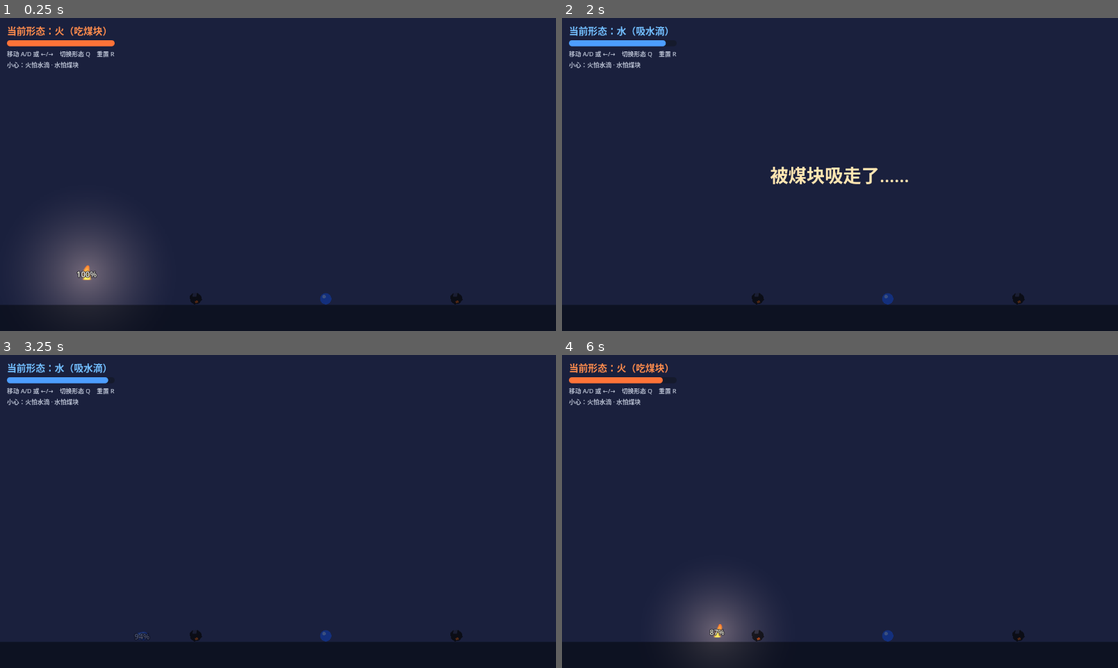
Above: before the commit, frames 1-4 (two rows, left to right).
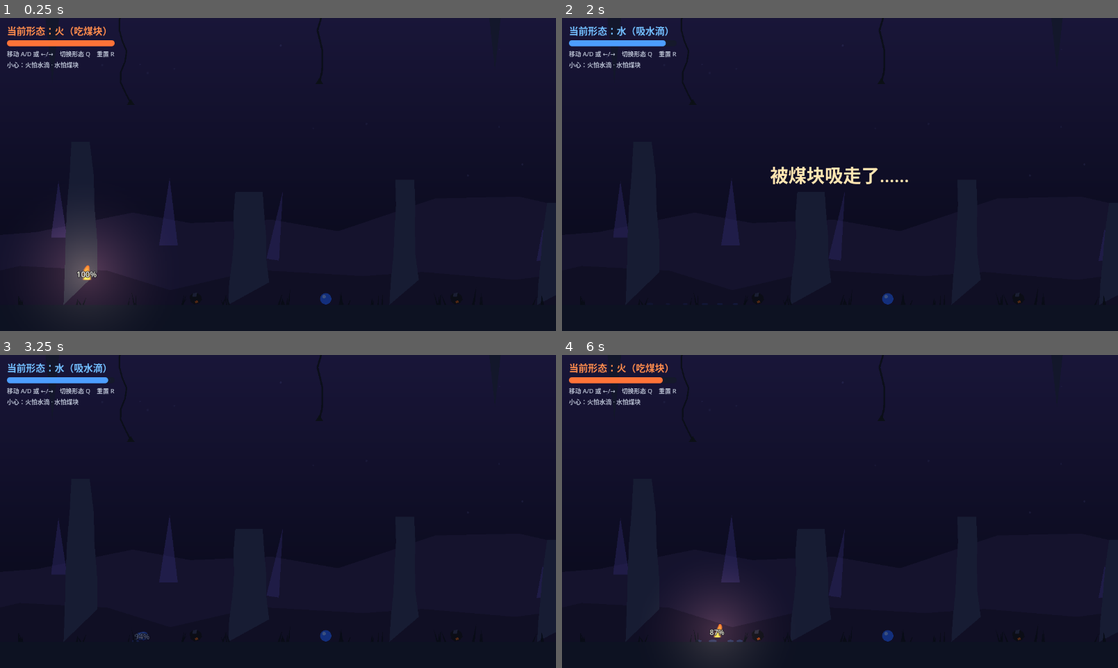
Above: after the commit, the same moments.

Repository: wov/elements
Game: Godot game, scene res://scenes/main.tscn
Two runs of this game, one before a commit and one after it. Both use one fixed random seed, a clock stepped at 60 frames per second and the inputs below.
Inputs:
- Up to frame 1 (0.25 s): no input
- Up to frame 2 (2 s): hold Q (switch_form) 0.53-1.28 s; hold D (move_right) from 0.53 s (still down); tap Enter at 1.25 s; tap Q (switch_form) at 1.35 s
- Up to frame 3 (3.25 s): release D (move_right) at 2.03 s; hold A (move_left) 2.03-2.78 s; hold Q (switch_form) 2.03-2.78 s; tap R (reset) at 2.75 s; hold D (move_right) from 2.78 s (still down); tap Q (switch_form) at 2.85 s
- Up to frame 4 (6 s): hold Q (switch_form) 3.53-4.28 s; release D (move_right) at 4.28 s; hold A (move_left) 4.28-5.03 s; tap Q (switch_form) at 4.35, 5.85 s; tap R (reset) at 5 s; hold D (move_right) 5.03-5.78 s; hold Q (switch_form) 5.03-5.78 s; hold A (move_left) from 5.78 s (still down)

The runs differ from the first frame. In frame 1, 16% of the frame differs, in the area x 0-100%, y 0-92%; in frame 2, 16%; in frame 3, 16%; in frame 4, 16%.

Commit message:
三层视差背景：远景夜空山影、中景岩柱石拱、前景草叶藤蔓，随相机滚动

Diff:
--- a/scenes/main.tscn
+++ b/scenes/main.tscn
@@ -18,6 +18,7 @@
 color = Color(0.34, 0.37, 0.5, 1)
 
 [node name="Background" type="Polygon2D" parent="."]
+z_index = -50
 polygon = PackedVector2Array(0, 0, 2560, 0, 2560, 720, 0, 720)
 color = Color(0.3, 0.34, 0.48, 1)
 
--- /dev/null
+++ b/scripts/backdrop.gd
@@ -0,0 +1,219 @@
+class_name Backdrop
+extends RefCounted
+## 程序生成的三层视差布景（占位美术，正式资源就绪后可整体替换）：
+## - 远景（scroll 0.12）：竖向渐变夜空 + 两重远山剪影 + 发光晶簇 + 微光尘点
+## - 中景（scroll 0.45）：岩柱、残破石拱、顶部钟乳石
+## - 前景（scroll 1.3，画在玩家前面）：地面草叶丛、垂下的藤蔓
+## 随机数使用固定种子，每次生成的布景一致。
+## 全部是默认画布里的 CanvasItem：会被 CanvasModulate 压暗，也会被火焰光照亮。
+
+## 布景横向覆盖范围（关卡 0~2560，窗口 1280，留足视差滚动余量）
+const LEFT := -500.0
+const RIGHT := 3100.0
+
+
+static func build_far(host: Node2D) -> void:
+	var rng := _rng(20260925)
+
+	var sky := Sprite2D.new()
+	sky.texture = _sky_texture()
+	sky.centered = false
+	sky.position = Vector2(LEFT, -40.0)
+	sky.scale = Vector2(RIGHT - LEFT, 820.0) / Vector2(16.0, 256.0)
+	host.add_child(sky)
+
+	_ridge(host, rng, 560.0, 150.0, Color(0.24, 0.20, 0.36))
+	_crystals(host, rng)
+	_motes(host, rng)
+	_ridge(host, rng, 645.0, 85.0, Color(0.19, 0.16, 0.29))
+
+
+static func build_mid(host: Node2D) -> void:
+	var rng := _rng(4711)
+	var x := LEFT + 220.0
+	while x < RIGHT - 120.0:
+		if rng.randf() < 0.25:
+			_arch(host, rng, x)
+			x += rng.randf_range(430.0, 640.0)
+		else:
+			_pillar(host, rng, x)
+			x += rng.randf_range(230.0, 420.0)
+	_stalactites(host, rng)
+
+
+static func build_fore(host: Node2D) -> void:
+	var rng := _rng(998)
+	var x := LEFT + 100.0
+	while x < RIGHT:
+		_grass_tuft(host, rng, x, rng.randf_range(0.8, 1.3))
+		x += rng.randf_range(75.0, 190.0)
+	_vines(host, rng)
+
+
+static func _rng(seed_value: int) -> RandomNumberGenerator:
+	var rng := RandomNumberGenerator.new()
+	rng.seed = seed_value
+	return rng
+
+
+## 竖向渐变夜空纹理（上暖紫、下近黑）。
+static func _sky_texture() -> Texture2D:
+	var gradient := Gradient.new()
+	gradient.offsets = PackedFloat32Array([0.0, 0.55, 1.0])
+	gradient.colors = PackedColorArray([
+		Color(0.30, 0.24, 0.46),
+		Color(0.16, 0.14, 0.28),
+		Color(0.07, 0.08, 0.15),
+	])
+	var tex := GradientTexture2D.new()
+	tex.gradient = gradient
+	tex.width = 16
+	tex.height = 256
+	tex.fill_from = Vector2(0, 0)
+	tex.fill_to = Vector2(0, 1)
+	return tex
+
+
+## 一重山脊剪影：随机锯齿多边形，向下填充到画面外。
+static func _ridge(host: Node2D, rng: RandomNumberGenerator, base_y: float, amp: float, color: Color) -> void:
+	var points := PackedVector2Array()
+	points.append(Vector2(LEFT, 1000.0))
+	var x := LEFT
+	while x < RIGHT:
+		points.append(Vector2(x, base_y - rng.randf_range(amp * 0.2, amp)))
+		x += rng.randf_range(130.0, 260.0)
+	points.append(Vector2(RIGHT, base_y - rng.randf_range(amp * 0.2, amp)))
+	points.append(Vector2(RIGHT, 1000.0))
+	var ridge := Polygon2D.new()
+	ridge.polygon = points
+	ridge.color = color
+	host.add_child(ridge)
+
+
+## 远山上零星的发光晶簇。
+static func _crystals(host: Node2D, rng: RandomNumberGenerator) -> void:
+	for i in 9:
+		var shard := Polygon2D.new()
+		var w := rng.randf_range(10.0, 22.0)
+		shard.polygon = PackedVector2Array([
+			Vector2(0, -rng.randf_range(70.0, 170.0)), Vector2(w, 0), Vector2(-w, 0),
+		])
+		shard.position = Vector2(rng.randf_range(LEFT + 100.0, RIGHT - 100.0), 560.0 - rng.randf_range(0.0, 60.0))
+		shard.rotation = rng.randf_range(-0.15, 0.15)
+		shard.color = Color(0.55, 0.45, 0.85, rng.randf_range(0.25, 0.45))
+		host.add_child(shard)
+
+
+## 空中漂浮的微光尘点。
+static func _motes(host: Node2D, rng: RandomNumberGenerator) -> void:
+	for i in 26:
+		var dot := Polygon2D.new()
+		dot.polygon = _circle(1.2 + rng.randf() * 1.6)
+		dot.position = Vector2(rng.randf_range(LEFT, RIGHT), rng.randf_range(40.0, 420.0))
+		dot.color = Color(0.8, 0.8, 1.0, rng.randf_range(0.12, 0.3))
+		host.add_child(dot)
+
+
+## 中景岩柱：略呈锥形、边缘带随机豁口。
+static func _pillar(host: Node2D, rng: RandomNumberGenerator, x: float) -> void:
+	var h := rng.randf_range(200.0, 420.0)
+	var w := rng.randf_range(34.0, 60.0)
+	var steps := 5
+	var points := PackedVector2Array()
+	for i in range(steps, -1, -1):
+		var t := float(i) / float(steps)
+		var half_w := w * lerpf(0.55, 1.0, 1.0 - t) + rng.randf_range(-4.0, 4.0)
+		points.append(Vector2(-half_w, -h * t))
+	for i in range(1, steps + 1):
+		var t := float(i) / float(steps)
+		var half_w := w * lerpf(0.55, 1.0, 1.0 - t) + rng.randf_range(-4.0, 4.0)
+		points.append(Vector2(half_w, -h * t))
+	var pillar := Polygon2D.new()
+	pillar.polygon = points
+	pillar.position = Vector2(x, 660.0)
+	pillar.color = Color(0.27, 0.30, 0.40)
+	host.add_child(pillar)
+
+
+## 残破石拱：两根方柱 + 顶梁。
+static func _arch(host: Node2D, rng: RandomNumberGenerator, x: float) -> void:
+	var h := rng.randf_range(240.0, 340.0)
+	var w := rng.randf_range(90.0, 130.0)
+	var color := Color(0.24, 0.27, 0.36)
+	for side in [-1.0, 1.0]:
+		var pillar := Polygon2D.new()
+		pillar.polygon = PackedVector2Array([
+			Vector2(-14, 0), Vector2(-10, -h), Vector2(10, -h), Vector2(14, 0),
+		])
+		pillar.position = Vector2(x + side * w, 660.0)
+		pillar.color = color
+		host.add_child(pillar)
+	var beam := Polygon2D.new()
+	beam.polygon = PackedVector2Array([
+		Vector2(-(w + 26.0), -h), Vector2(-(w + 22.0), -h - 26.0),
+		Vector2(w + 22.0, -h - 26.0), Vector2(w + 26.0, -h),
+	])
+	beam.position = Vector2(x, 660.0)
+	beam.color = color
+	host.add_child(beam)
+
+
+## 中景顶部的钟乳石。
+static func _stalactites(host: Node2D, rng: RandomNumberGenerator) -> void:
+	for i in 7:
+		var spike := Polygon2D.new()
+		var w := rng.randf_range(16.0, 34.0)
+		spike.polygon = PackedVector2Array([
+			Vector2(-w, -30.0), Vector2(0, rng.randf_range(90.0, 200.0)), Vector2(w, -30.0),
+		])
+		spike.position = Vector2(rng.randf_range(LEFT + 200.0, RIGHT - 200.0), 0)
+		spike.color = Color(0.22, 0.25, 0.34)
+		host.add_child(spike)
+
+
+## 前景的草叶丛：数片细三角叶片，半透明避免挡住玩法。
+static func _grass_tuft(host: Node2D, rng: RandomNumberGenerator, x: float, size: float) -> void:
+	var color := Color(0.10, 0.13, 0.17, 0.88)
+	for i in int(rng.randf_range(3.0, 6.0)):
+		var blade := Polygon2D.new()
+		var w := rng.randf_range(3.0, 5.5) * size
+		blade.polygon = PackedVector2Array([
+			Vector2(-w * 0.5, 0), Vector2(rng.randf_range(-10.0, 10.0), -rng.randf_range(14.0, 36.0) * size), Vector2(w * 0.5, 0),
+		])
+		blade.position = Vector2(x + rng.randf_range(-14.0, 14.0), 660.0)
+		blade.color = color
+		host.add_child(blade)
+
+
+## 前景顶部垂下的藤蔓（末端一片叶）。
+static func _vines(host: Node2D, rng: RandomNumberGenerator) -> void:
+	for i in 6:
+		var x := rng.randf_range(LEFT + 300.0, RIGHT - 300.0)
+		var length := rng.randf_range(120.0, 240.0)
+		var vine := Line2D.new()
+		vine.width = rng.randf_range(3.0, 5.0)
+		vine.default_color = Color(0.12, 0.15, 0.18, 0.9)
+		var pts := PackedVector2Array()
+		var y := -20.0
+		var sway := 0.0
+		while y < length:
+			pts.append(Vector2(x + sin(y * 0.05 + float(i)) * 8.0 + sway, y))
+			y += 24.0
+			sway += rng.randf_range(-6.0, 6.0)
+		vine.points = pts
+		host.add_child(vine)
+		var leaf := Polygon2D.new()
+		leaf.polygon = PackedVector2Array([
+			Vector2(0, -10.0), Vector2(9.0, 4.0), Vector2(-9.0, 4.0),
+		])
+		leaf.position = pts[pts.size() - 1]
+		leaf.color = Color(0.13, 0.17, 0.16, 0.9)
+		host.add_child(leaf)
+
+
+static func _circle(radius: float) -> PackedVector2Array:
+	var points := PackedVector2Array()
+	for i in 6:
+		var angle := TAU * float(i) / 6.0
+		points.append(Vector2(cos(angle) * radius, sin(angle) * radius))
+	return points
--- a/scripts/main.gd
+++ b/scripts/main.gd
@@ -27,7 +27,26 @@
 	player.extinguished.connect(_on_player_extinguished)
 	player.absorbed.connect(_on_player_absorbed)
 	exit_gate.reached.connect(_on_exit_reached)
+	_build_parallax()
 	_build_ui()
+
+
+## 三层视差布景：远景最慢、前景最快且画在玩家前面（Backdrop 程序生成占位美术）。
+func _build_parallax() -> void:
+	var far := _make_parallax_layer(Vector2(0.12, 0.12), -30)
+	Backdrop.build_far(far)
+	var mid := _make_parallax_layer(Vector2(0.45, 0.45), -20)
+	Backdrop.build_mid(mid)
+	var fore := _make_parallax_layer(Vector2(1.3, 1.0), 10)
+	Backdrop.build_fore(fore)
+
+
+func _make_parallax_layer(scroll: Vector2, z: int) -> Parallax2D:
+	var layer := Parallax2D.new()
+	layer.scroll_scale = scroll
+	layer.z_index = z
+	add_child(layer)
+	return layer
 
 
 func _process(_delta: float) -> void:
Not shown, added: scripts/backdrop.gd.uid
Not shown, changed: README.md
